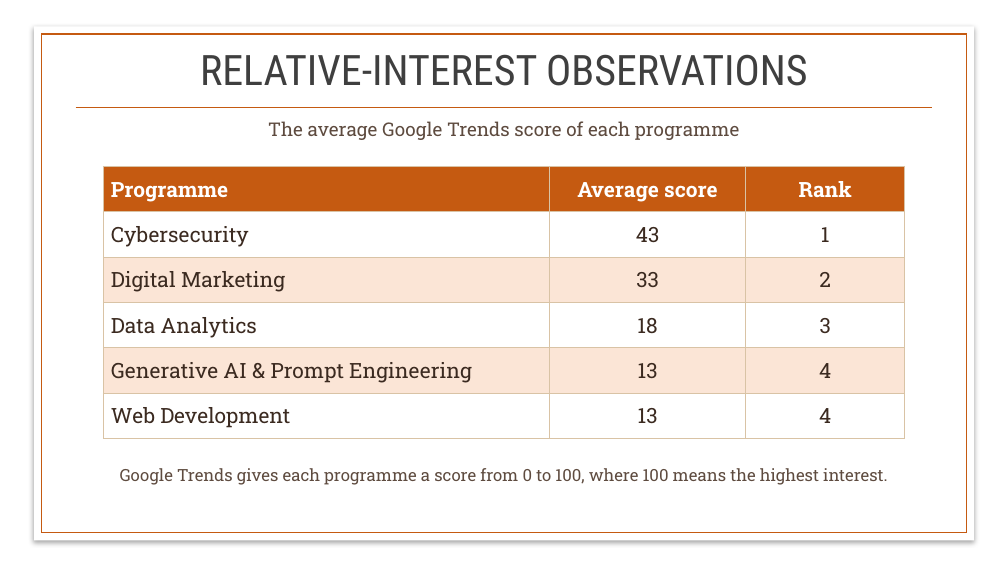
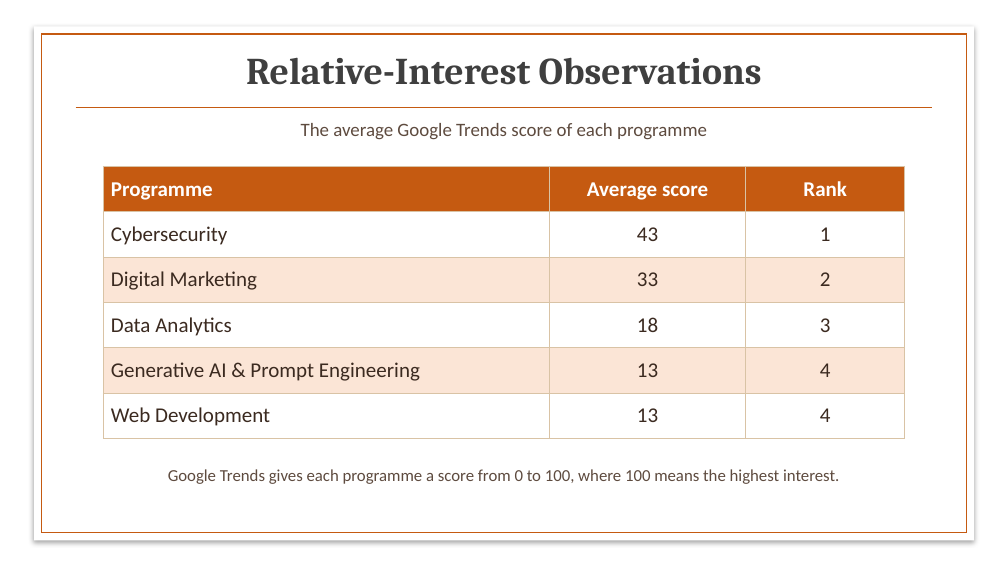
Before and after one commit to BadboyVee/BlackHoleeee, a slide deck: slide 2 of assignment/Relative_Interest_Pie_Chart_PZ.pptx. Drawn at 1008x567 pixels with LibreOffice and Linux fonts; fonts in the diff are those of the drawing; background and template pictures are left out. Boxes give left, top, right and bottom in pixels: in the first picture for what was removed or moved away, otherwise in the second. Text is boxed around its words. In the diff, an @@ line names an element or a change of style, - is before the commit and + after.

```diff
--- a/assignment/Relative_Interest_Pie_Chart_PZ.pptx
+++ b/assignment/Relative_Interest_Pie_Chart_PZ.pptx
@@ title at (x1=246, y1=57, x2=762, y2=85): text changed; size 40 to 36 pt; font Roboto Condensed to Cambria; bold on @@
-RELATIVE-INTEREST OBSERVATIONS
+Relative-Interest Observations
@@ text "The average Google Trends score ..." at (x1=301, y1=123, x2=707, y2=140): font Roboto Slab to Calibri @@
@@ table at (x1=104, y1=166, x2=905, y2=439) @@
@@ font Roboto Slab to Calibri @@
@@ text "Google Trends gives each programme ..." at (x1=168, y1=469, x2=839, y2=484): font Roboto Slab to Calibri @@
```
Also in this commit, not shown: 4 other slides changed, 7 other files.
